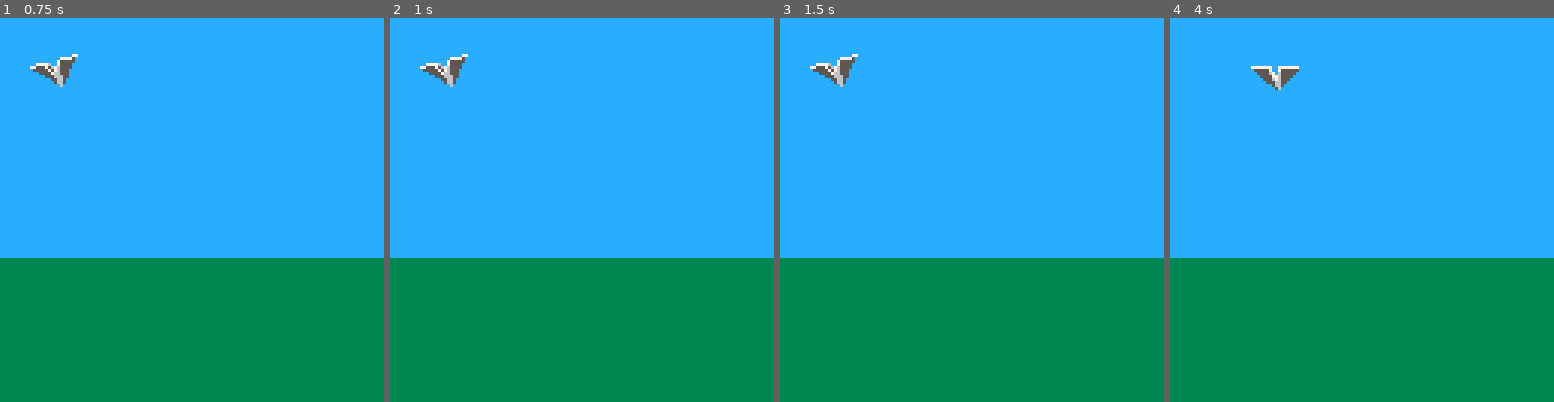
Above: before the commit, frames 1-4 (left to right).
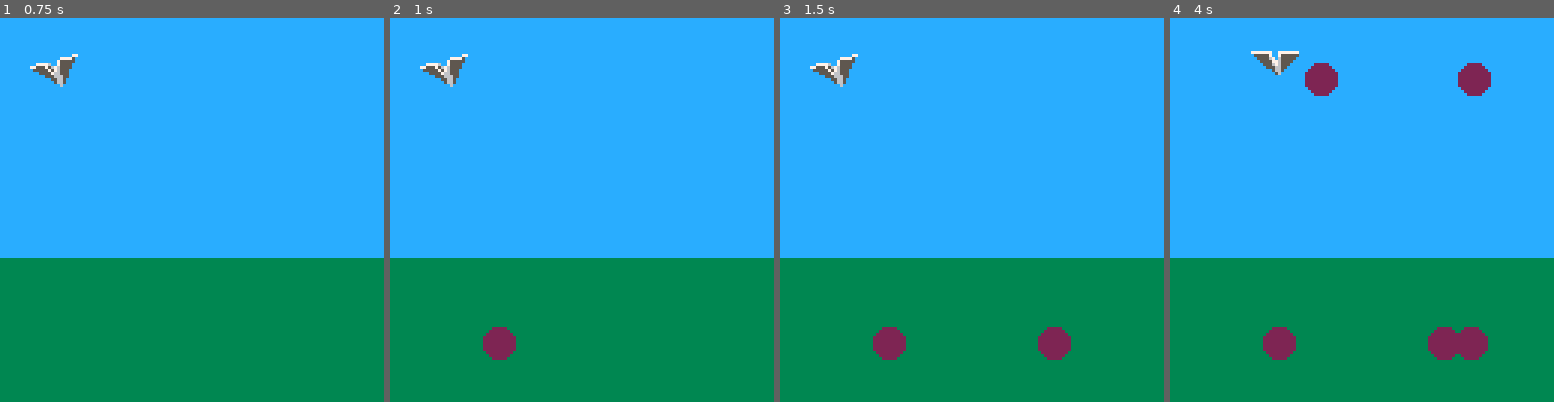
Above: after the commit, the same moments.

Repository: scottnm/avipaper.p8
Game: PICO-8 cartridge avipaper.p8
Same seed, same stepped clock (60 frames per second), same inputs: the game is played once before the commit and once after it.
Inputs:
- Up to frame 1 (0.75 s): tap X (X key) at 0.33 s; tap O (Z key) at 0.7 s
- Up to frame 2 (1 s): no input
- Up to frame 3 (1.5 s): tap X (X key) at 1.07 s
- Up to frame 4 (4 s): hold Right 1.6-2.1 s; tap O (Z key) every 0.4 s from 1.7 to 3.7 s; tap X (X key) at 1.85, 2.97 s; hold Up 2.15-2.42 s; hold Right 2.47-3.03 s; hold Left 3.08-3.58 s; hold Down 3.63-3.97 s

Frame 1 is identical in both runs. In frame 2, 0.6% of the frame differs, in the area x 24-33%, y 80-90%; in frame 3, 1.2%; in frame 4, 3.7%, in the area x 21-84%, y 8-90%.

Commit message:
spawn targets

Diff:
--- a/main.lua
+++ b/main.lua
@@ -18,6 +18,24 @@
     mid_lane =    { outside =  7, leaning =  9, center = 11 },
     bottom_lane = { outside = 33, leaning = 35, center = 37 },
 }
+
+g_targets = {}
+
+function rnd_int_range(lower, upper)
+    return flr(rnd(upper - lower)) + lower
+end
+
+function rnd_choice(choices)
+    local choice_count = 0
+    local choice_map = {}
+    for k,v in pairs(choices) do
+        add(choice_map, k)
+        choice_count += 1
+    end
+
+    local rnd_choice_index = rnd_int_range(1, choice_count + 1)
+    return choice_map[rnd_choice_index]
+end
 
 function poll_input(input)
     if input == nil then
@@ -129,12 +147,57 @@
     }
 end
 
+function try_spawn_target()
+    -- spawn a target on average about once every second (with random variation)
+    local should_spawn = (rnd_int_range(0, 30) == 1)
+    if not should_spawn then
+        return nil
+    end
+
+    local rnd_x_pos = rnd_int_range(10, 119)
+    local lanes = {
+        top = 20,
+        mid = 64,
+        bottom = 108
+    }
+
+    local rnd_lane = rnd_choice(lanes)
+    local rnd_y_pos = lanes[rnd_lane]
+
+    -- FIXME: 'life' is temporary just so that the points despawn eventually
+    return { x = rnd_x_pos, y = rnd_y_pos, life = 90 }
+end
+
 function _init()
 end
 
 function _update()
+    -- handle using player input to move the plane
     g_input = poll_input(g_input)
     g_plane_pos = handle_plane_input(g_input, g_plane_pos)
+
+    -- handle perodically spawning a new target
+    local maybe_new_target = try_spawn_target()
+    if maybe_new_target != nil then
+        add(g_targets, maybe_new_target)
+    end
+
+    -- FIXME: temporary
+    -- check for any despawned targets
+    for target in all(g_targets) do
+        target.life -= 1
+    end
+
+    -- FIXME: something seems broken here
+    local next_target_index = 1
+    while next_target_index <= count(g_targets) do
+        if g_targets[next_target_index].life == 0 then
+            print("HelloWorld", 0, 0)
+            del(g_targets, next_target_index)
+        else
+            next_target_index += 1
+        end
+    end
 end
 
 function _draw()
@@ -142,4 +205,10 @@
 
     sprite_data = get_plane_sprite(g_plane_sprites, g_plane_pos, g_plane_size)
     spr(sprite_data.index, g_plane_pos.x, g_plane_pos.y, 2, 2, sprite_data.flip)
-end
+
+    -- FIXME: temporary
+    -- draw the targets as a flat projection
+    for target in all(g_targets) do
+        circfill(target.x, target.y, 5, 2)
+    end
+end
